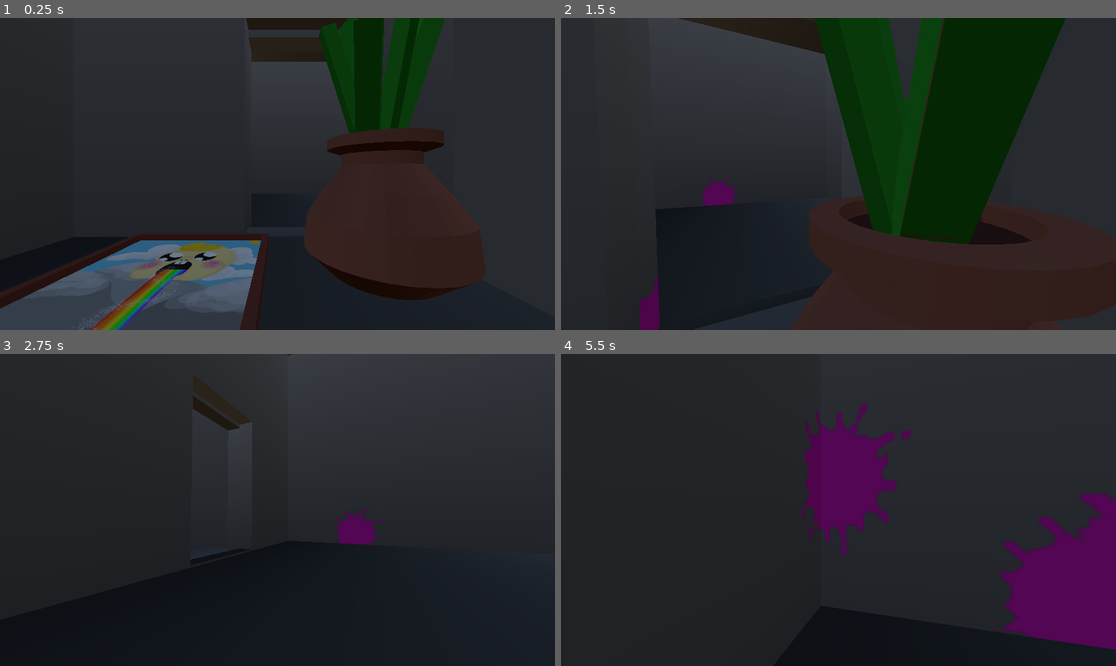
Above: before the commit, frames 1-4 (two rows, left to right).
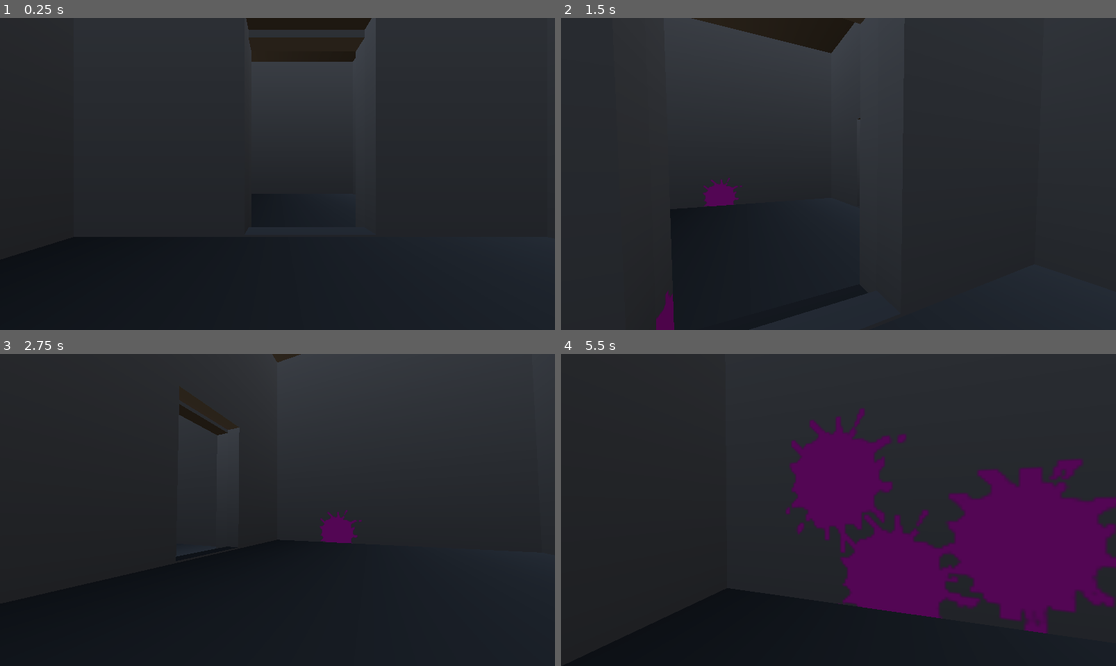
Above: after the commit, the same moments.

Repository: Tihusphere/Puke-Party
Game: Godot game, scene res://Scenes/map_generator.tscn
Two runs of this game, one before a commit and one after it. Both use one fixed random seed, a clock stepped at 60 frames per second and the inputs below. This scene is started directly instead of the project's main scene.
Inputs (mouse positions are in pixels of both pictures, inside the frame that each line leads up to):
- Up to frame 1 (0.25 s): no input
- Up to frame 2 (1.5 s): move the mouse to (832, 180) at 0.52 s; hold Ctrl (crawl) 0.53-1.28 s; hold W (forward) from 0.53 s (still down); click (832, 180) at 0.67 s; tap Space (jump) at 0.77 s; move the mouse to (877, 177) at 1.27 s; tap Ctrl (crawl) at 1.35 s
- Up to frame 3 (2.75 s): keep holding W (forward); tap Space (jump) at 1.52 s; move the mouse to (233, 506) at 2.02 s; hold Ctrl (crawl) from 2.03 s (still down)
- Up to frame 4 (5.5 s): move the mouse to (844, 510) at 2.77 s; release W (forward) at 2.78 s; release Ctrl (crawl) at 2.78 s; hold A (left) 2.78-3.53 s; tap Ctrl (crawl) at 2.85, 4.35 s; click (844, 510) at 2.92 s; tap Space (jump) at 3.02, 3.77, 4.52 s; move the mouse to (816, 503) at 3.52 s; hold Ctrl (crawl) 3.53-4.28 s; hold W (forward) from 3.53 s (still down); move the mouse to (866, 510) at 4.27 s; move the mouse to (810, 510) at 5.02 s; hold Ctrl (crawl) from 5.03 s (still down); click (810, 510) at 5.17 s

The runs differ from the first frame. In frame 1, 20% of the frame differs, in the area x 0-87%, y 0-100%; in frame 2, 24%, in the area x 14-100%, y 0-100%; in frame 3, 1.0%; in frame 4, 14%.

Commit message:
fixing center

Diff:
--- a/Scenes/Rooms/center.tscn
+++ b/Scenes/Rooms/center.tscn
@@ -1,15 +1,7 @@
-[gd_scene load_steps=14 format=3 uid="uid://dxrhmjmi2oxr7"]
+[gd_scene load_steps=6 format=3 uid="uid://dxrhmjmi2oxr7"]
 
 [ext_resource type="Script" path="res://Scripts/Environment/roomItem.gd" id="1_qkdnh"]
 [ext_resource type="ArrayMesh" uid="uid://c2l18s40lb3iy" path="res://models/RoomMeshes/center.res" id="2_kkgn7"]
-[ext_resource type="PackedScene" uid="uid://bka36hl7en08l" path="res://Scenes/New_Objects/chair.tscn" id="3_7bjuu"]
-[ext_resource type="PackedScene" uid="uid://cj7auuvptqro8" path="res://Scenes/New_Objects/table.tscn" id="3_o60ej"]
-[ext_resource type="PackedScene" uid="uid://dy4leoxbykw2g" path="res://Scenes/New_Objects/plant.tscn" id="5_jqon1"]
-[ext_resource type="PackedScene" uid="uid://drqje2ia2gp38" path="res://Scenes/New_Objects/fridge.tscn" id="6_q3f8f"]
-[ext_resource type="PackedScene" uid="uid://dqwuaqiwoop4j" path="res://Scenes/New_Objects/stove.tscn" id="7_3xopp"]
-[ext_resource type="PackedScene" uid="uid://cmxn4ewn1l0a8" path="res://Scenes/New_Objects/counter.tscn" id="8_iaw8l"]
-[ext_resource type="PackedScene" uid="uid://dqc43bu1kdi26" path="res://Scenes/New_Objects/painting1.tscn" id="9_ejrjg"]
-[ext_resource type="PackedScene" uid="uid://bm101g61763bx" path="res://Scenes/New_Objects/painting2.tscn" id="10_gsnvs"]
 
 [sub_resource type="Gradient" id="Gradient_g3eg1"]
 
@@ -90,28 +82,4 @@
 transform = Transform3D(100, 0, 0, 0, -4.37114e-06, 100, 0, -100, -4.37114e-06, 0, 8, 0)
 shape = SubResource("ConcavePolygonShape3D_s0hdj")
 
-[node name="Chair" parent="." instance=ExtResource("3_7bjuu")]
-transform = Transform3D(1, 0, 0, 0, 1, 0, 0, 0, 1, -3, 2.55, 1)
-
-[node name="Chair2" parent="." instance=ExtResource("3_o60ej")]
-transform = Transform3D(1, 0, 0, 0, 1, 0, 0, 0, 1, -1, 2.55, 5)
-
-[node name="Chair3" parent="." instance=ExtResource("5_jqon1")]
-transform = Transform3D(1, 0, 0, 0, 1, 0, 0, 0, 1, 1, 0.85, -5)
-
-[node name="Chair4" parent="." instance=ExtResource("6_q3f8f")]
-transform = Transform3D(1, 0, 0, 0, 1, 0, 0, 0, 1, 4.28549, 3.79085, -4.08778)
-
-[node name="Stove" parent="." instance=ExtResource("7_3xopp")]
-transform = Transform3D(1, 0, 0, 0, 1, 0, 0, 0, 1, 4.73725, 1.86184, 3.33827)
-
-[node name="Counter" parent="." instance=ExtResource("8_iaw8l")]
-transform = Transform3D(1, 0, 0, 0, 1, 0, 0, 0, 1, 3.1291, 1.83515, 5.62678)
-
-[node name="Painting1" parent="." instance=ExtResource("9_ejrjg")]
-transform = Transform3D(1, 0, 0, 0, 1, 0, 0, 0, 1, 4.13816, 1.25175, -0.508071)
-
-[node name="Painting2" parent="." instance=ExtResource("10_gsnvs")]
-transform = Transform3D(1, 0, 0, 0, 1, 0, 0, 0, 1, -2.69215, 1.25175, -3.56561)
-
 [connection signal="input_event" from="StaticBody3D" to="StaticBody3D" method="_on_input_event"]
